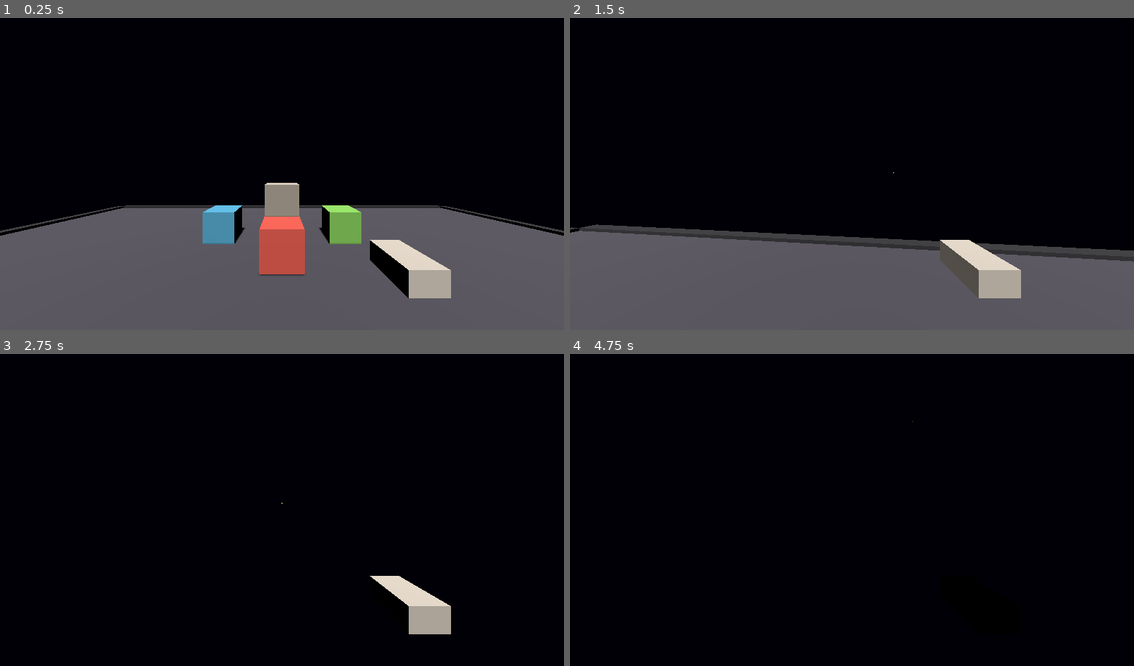
Above: before the commit, frames 1-4 (two rows, left to right).
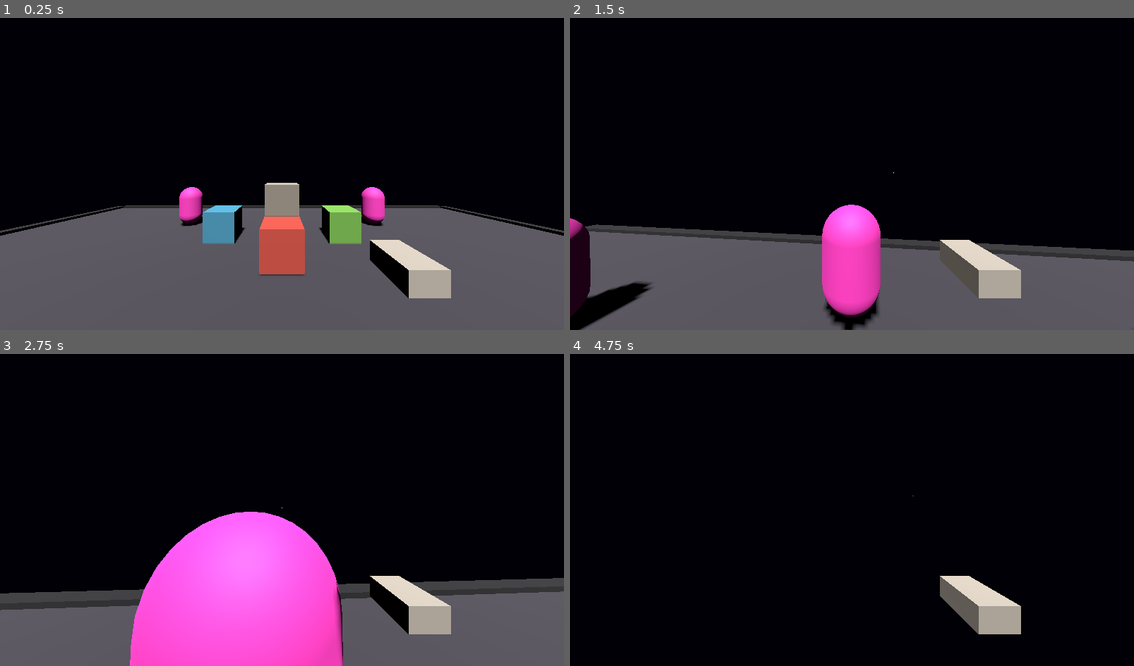
Above: after the commit, the same moments.

Repository: skyw4rp/void
Game: Godot game, scene res://scenes/main.tscn
Same seed, same stepped clock (60 frames per second), same inputs: the game is played once before the commit and once after it.
Inputs (mouse positions are in pixels of both pictures, inside the frame that each line leads up to):
- Up to frame 1 (0.25 s): no input
- Up to frame 2 (1.5 s): move the mouse to (880, 170) at 0.52 s; press the mouse at (880, 170) at 0.53 s; hold W (move_forward) from 0.53 s (still down); tap Space (jump) at 0.77 s; move the mouse to (823, 174) at 1.27 s; release the mouse at (823, 174) at 1.28 s; tap Shift (sprint) at 1.35 s
- Up to frame 3 (2.75 s): keep holding W (move_forward); tap Space (jump) at 1.52 s; move the mouse to (293, 503) at 2.02 s; press the mouse at (293, 503) at 2.03 s
- Up to frame 4 (4.75 s): keep holding W (move_forward); tap Enter at 2.75 s; move the mouse to (846, 513) at 2.77 s; release the mouse at (846, 513) at 2.78 s; tap Shift (sprint) at 2.85, 4.35 s; tap Space (jump) at 3.02, 3.77, 4.25, 4.52 s; move the mouse to (891, 513) at 3.52 s; press the mouse at (891, 513) at 3.53 s; move the mouse to (806, 503) at 4.27 s; release the mouse at (806, 503) at 4.28 s

The runs differ from the first frame. In frame 1, 0.9% of the frame differs, in the area x 31-69%, y 54-67%; in frame 2, 5.6%; in frame 3, 30%, in the area x 0-100%, y 47-100%; in frame 4, 1.8%.

Commit message:
Add pushable enemies

Diff:
--- /dev/null
+++ b/scenes/enemies/push_enemy.tscn
@@ -0,0 +1,34 @@
+[gd_scene load_steps=5 format=3 uid="uid://bpushenemyscene01"]
+
+[ext_resource type="Script" path="res://scripts/push_enemy.gd" id="1_script"]
+
+[sub_resource type="StandardMaterial3D" id="StandardMaterial3D_enemy"]
+albedo_color = Color(0.72, 0.18, 0.55, 1)
+emission_enabled = true
+emission = Color(0.35, 0.05, 0.25, 1)
+emission_energy_multiplier = 0.35
+roughness = 0.7
+
+[sub_resource type="CapsuleMesh" id="CapsuleMesh_enemy"]
+radius = 0.45
+height = 1.6
+
+[sub_resource type="CapsuleShape3D" id="CapsuleShape3D_enemy"]
+radius = 0.45
+height = 1.6
+
+[node name="PushEnemy" type="RigidBody3D"]
+axis_lock_angular_x = true
+axis_lock_angular_z = true
+mass = 3.5
+script = ExtResource("1_script")
+move_force = 8.0
+max_speed = 4.0
+void_y = -20.0
+
+[node name="MeshInstance3D" type="MeshInstance3D" parent="."]
+material_override = SubResource("StandardMaterial3D_enemy")
+mesh = SubResource("CapsuleMesh_enemy")
+
+[node name="CollisionShape3D" type="CollisionShape3D" parent="."]
+shape = SubResource("CapsuleShape3D_enemy")
--- a/scenes/main.tscn
+++ b/scenes/main.tscn
@@ -2,6 +2,7 @@
 
 [ext_resource type="Script" path="res://scripts/player.gd" id="1_player"]
 [ext_resource type="Script" path="res://scripts/push_weapon.gd" id="2_push_weapon"]
+[ext_resource type="PackedScene" uid="uid://bpushenemyscene01" path="res://scenes/enemies/push_enemy.tscn" id="3_push_enemy"]
 
 [sub_resource type="Environment" id="Environment_void"]
 background_mode = 1
@@ -145,6 +146,15 @@
 [node name="CollisionShape3D" type="CollisionShape3D" parent="PushBox3"]
 shape = SubResource("BoxShape3D_pushbox")
 
+[node name="Enemy1" parent="." instance=ExtResource("3_push_enemy")]
+transform = Transform3D(1, 0, 0, 0, 1, 0, 0, 0, 1, 0, 1, -8)
+
+[node name="Enemy2" parent="." instance=ExtResource("3_push_enemy")]
+transform = Transform3D(1, 0, 0, 0, 1, 0, 0, 0, 1, -4, 1, -7)
+
+[node name="Enemy3" parent="." instance=ExtResource("3_push_enemy")]
+transform = Transform3D(1, 0, 0, 0, 1, 0, 0, 0, 1, 4, 1, -7)
+
 [node name="Player" type="CharacterBody3D" parent="."]
 transform = Transform3D(1, 0, 0, 0, 1, 0, 0, 0, 1, 0, 1.1, 0)
 script = ExtResource("1_player")
--- a/scripts/player.gd
+++ b/scripts/player.gd
@@ -12,13 +12,19 @@
 const LOOK_PITCH_MIN: float = -1.4
 const LOOK_PITCH_MAX: float = 1.4
 
+## Y threshold below the platform — player respawns when they fall past this height.
+const VOID_DEATH_Y: float = -20.0
+
 @onready var camera: Camera3D = $Camera3D
 
 ## Uses the project default gravity unless overridden in Project Settings.
 var _gravity: float = ProjectSettings.get_setting("physics/3d/default_gravity")
+var _spawn_position: Vector3 = Vector3.ZERO
 
 
 func _ready() -> void:
+	add_to_group("player")
+	_spawn_position = global_position
 	# Start with the mouse captured for FPS controls.
 	Input.set_mouse_mode(Input.MOUSE_MODE_CAPTURED)
 
@@ -65,3 +71,13 @@
 		velocity.z = direction.z * speed
 
 	move_and_slide()
+
+	if global_position.y < VOID_DEATH_Y:
+		_respawn_from_void()
+
+
+func _respawn_from_void() -> void:
+	print("Player fell into the void. Respawning.")
+	global_position = _spawn_position
+	velocity = Vector3.ZERO
+	# TODO: Add camera shake or brief screen flash VFX here.
--- /dev/null
+++ b/scripts/push_enemy.gd
@@ -0,0 +1,38 @@
+## Simple pushable enemy — chases the player and is removed when it falls into the void.
+extends RigidBody3D
+
+@export var move_force: float = 8.0
+@export var max_speed: float = 4.0
+@export var void_y: float = -20.0
+## Reserved for future wave spawns; when false, void fall removes the enemy.
+@export var respawn_on_void: bool = false
+
+var _player: Node3D
+
+
+func _ready() -> void:
+	_player = get_tree().get_first_node_in_group("player") as Node3D
+
+
+func _physics_process(_delta: float) -> void:
+	if global_position.y < void_y:
+		print("Enemy fell into the void")
+		queue_free()
+		return
+
+	if _player == null or not is_instance_valid(_player):
+		_player = get_tree().get_first_node_in_group("player") as Node3D
+		return
+
+	var to_player := _player.global_position - global_position
+	to_player.y = 0.0
+	if to_player.length_squared() < 0.05:
+		return
+
+	apply_central_force(to_player.normalized() * move_force)
+
+	var vel := linear_velocity
+	var horizontal := Vector3(vel.x, 0.0, vel.z)
+	if horizontal.length() > max_speed:
+		horizontal = horizontal.normalized() * max_speed
+		linear_velocity = Vector3(horizontal.x, vel.y, horizontal.z)
Not shown, added: scripts/push_enemy.gd.uid
Not shown, changed: docs/PROTOTYPE.md
